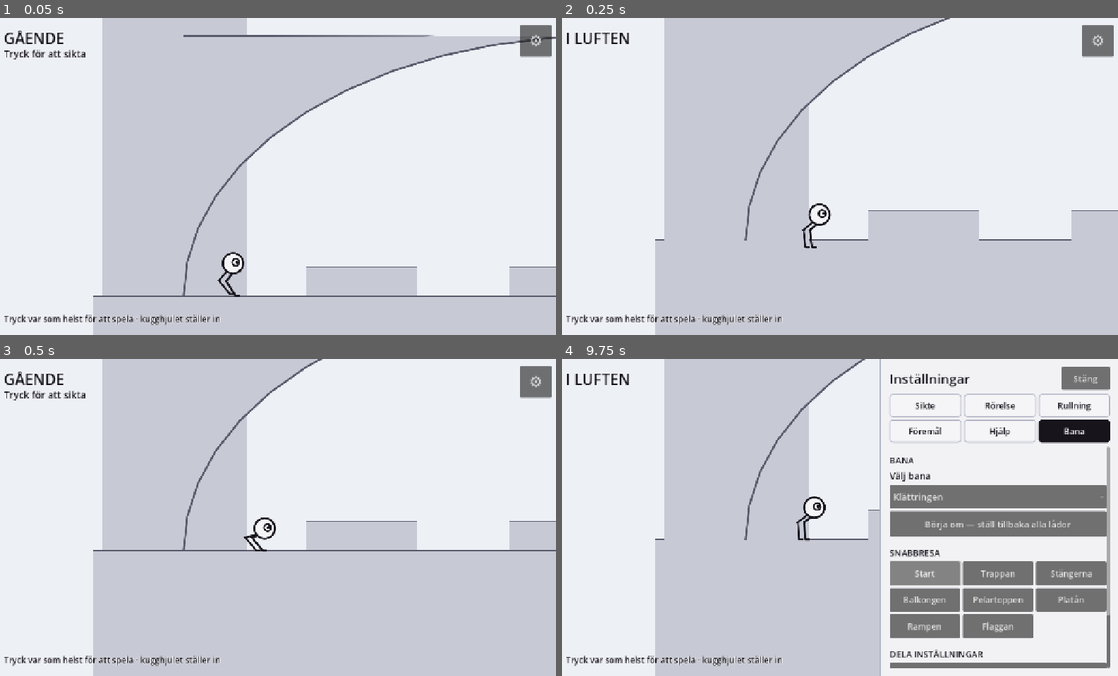
Above: before the commit, frames 1-4 (two rows, left to right).
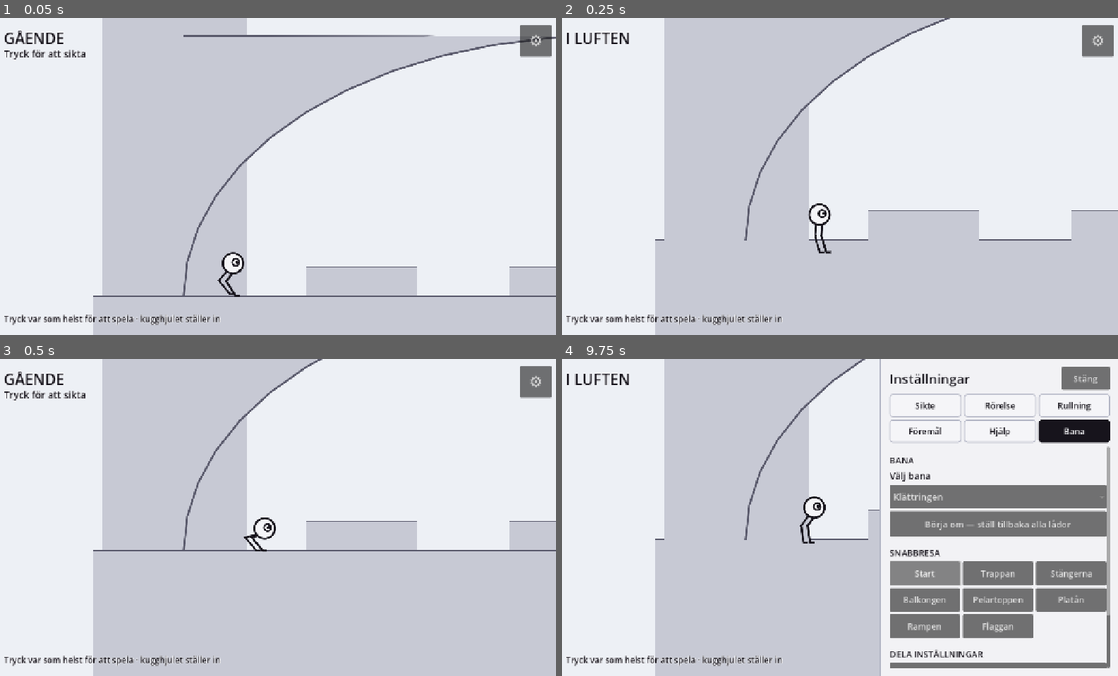
Above: after the commit, the same moments.

Repository: ojojboll-ui/Robo-ball
Game: Godot game, scene res://main/main.tscn
The game is run twice, just before and just after one commit, with the same random seed, the same clock (stepped at 60 frames per second) and the same inputs.
Inputs:
- Up to frame 1 (0.05 s): no input
- Up to frame 2 (0.25 s): no input
- Up to frame 3 (0.5 s): no input
- Up to frame 4 (9.75 s): click "⚙" at 0.5 s; click "Stäng" at 1.25 s; click "⚙" at 2 s; click "Sikte" at 2.75 s; click "Rörelse" at 3.5 s; click "Rullning" at 4.25 s; click "Föremål" at 5 s; click "Stäng" at 5.75 s; click "⚙" at 6.5 s; click "Sikte" at 7.25 s; click "Hjälp" at 8 s; click "Bana" at 8.75 s; click "Start" at 9.5 s

Frame 1 is identical in both runs. In frame 2, 0.2% of the frame differs, in the area x 43-49%, y 64-75%; in frame 3, nothing differs; in frame 4, 0.2%.

Commit message:
Benen släpar på väg upp och tar emot landningen på väg ner
Speltestaren: vid maxsläng var benen fortfarande lite böjda, och de skulle
kunna vara helt raka. Helst skulle de slänga efter kroppen på väg upp och
förbereda landningen på väg ner.

Flykten har nu två faser:

* På väg upp släpar benen efter kroppen i luftens motstånd, och vinden
  sträcker dem — vid 600 px/s är de helt raka, lår och underben i linje. Nära
  vändpunkten, där det knappt blåser, hänger de avslappnat böjda.
* På väg ner är det benen själva som arbetar: de sträcker sig raka och söker
  sig ned och fram längs färdriktningen. Övergången börjar vid vändpunkten och
  är fullt på vid 300 px/s fall.

Två saker kom ur mätningen. Sträckningen behöver ett eget tak, lägre än
slängens: med slängens 900 px/s stannade benen på 71,3 av 72,5 px i ett
vanligt avstamp, nästan raka men inte på riktigt. Och en muskel är snabbare än
en pendel, så benen är fyra gånger styvare i landningsfasen — utan det hann de
inte fram i ett flackt hopp, och foten var fortfarande 43 px bakom höften när
han slog i. Nu är den 34 px framför.

Mätt (rakt ben = 72,5 px från höften):

                               rakt upp        snett framåt
    på väg upp                 72,5 rakt       72,5 rakt
    vid vändpunkten            64,0 böjt       72,3 (703 px/s i sidled)
    på väg ner                 72,5 rakt       72,5 rakt
    foten längst fram, ner     +19 px          +34 px (var -43)
    kroppens vandring          5,5 px          2,0 px

Guppet är kvar borta. Nytt reglage under Rörelse: "Benen förbereder
landningen" (0 % stänger av den fasen).

Co-Authored-By: Claude Opus 5.5 <noreply@anthropic.com>
Claude-Session: https://claude.ai/code/session_01BFuXiawrAFSoffrH8t6SUi

Diff:
--- a/game/actor/legs.gd
+++ b/game/actor/legs.gd
@@ -239,14 +239,24 @@
 ## Hur fort kroppen sätter sig till rätta på kollisionskroppen när han lämnat
 ## marken. 14 ger ett par tiondelars sekund, alltså mjukt men utan efterhäng.
 const AIR_SETTLE := 14.0
-## Hur långt benet hänger från höften i luften. Nästan hela räckvidden: stående
-## står fågelbenet böjt för att bära kroppen, hängande bär det ingenting.
-const DANGLE_LENGTH := REACH * 0.92
+## Benets längd från höften i luften. Avslappnat hänger det lätt böjt; i full
+## vind och inför landningen sträcks det helt rakt — lår och underben i linje.
+const RELAX_LENGTH := REACH * 0.88
+const STRAIGHT_LENGTH := THIGH + SHIN - 0.5
+## Fallfart där benen är fullt utsträckta mot landningen.
+const LAND_SPEED := 300.0
+## Hur mycket styvare benen blir när de sträcker sig mot landningen, utöver den
+## passiva pendeln. 3 ger fyra gånger styvhet och halva svängtiden.
+const LAND_GRIP := 3.0
+## Fart där vinden sträcker benen helt raka. Lägre än slängens tak: ett vanligt
+## avstamp går i 680–800 px/s, och vid maxsläng ska benen vara raka på riktigt,
+## inte nästan — med taket vid 900 stannade de på 71,3 px av 72,5.
+const STRETCH_SPEED := 600.0
 ## Den fart luftmotståndet räknas upp till. Snabbare än så ger inget större
 ## utslag — annars pekar benen rakt upp i ett riktigt långt fall.
 const SWAY_TOP := 900.0
 
-## Pendlingen räknas **i kroppens egen ram**, och slängen kommer ur luften.
+## Pendlingen räknas **i kroppens egen ram**, och flykten har två faser.
 ##
 ## I ett fall faller kropp och ben lika fort, och den som faller kan inte känna
 ## att han rör sig — bara att farten ändras. Räknas fjädern mot ett mål som far
@@ -255,32 +265,55 @@
 ## punkt blev felet dessutom radiellt — mätt hängde foten 85 px under kroppen på
 ## väg upp och 3,6 px på väg ner, ett ben som växte och krympte 80 px.
 ##
-## I kroppens ram tar gravitationen ut sig själv, och då återstår det som
-## faktiskt får ett hängande ben att släpa: **luften han far genom.** Motståndet
-## drar fötterna mot färdriktningen, så slängen följer hur han flyger — bakåt i
-## ett språng, uppåt i ett fall, och den vänder mjukt när hoppet vänder. Utan
-## den satt benen blickstilla, vilket var lika osant som guppet.
+## I kroppens ram tar gravitationen ut sig själv, och kvar blir två saker som
+## faktiskt rör ett ben i luften:
+##
+## * **På väg upp släpar benen efter kroppen.** Det är luften han far genom:
+##   motståndet drar fötterna mot färdriktningen, i styrka mot farten, och i full
+##   fart sträcker det benen helt raka. Nära vändpunkten, där det nästan inte
+##   blåser alls, hänger de avslappnat böjda.
+## * **På väg ner förbereder benen landningen.** Det är benen själva och ingen
+##   luft: de sträcker sig raka och söker sig ned och fram längs färdriktningen,
+##   så att fötterna är först när marken kommer. Övergången börjar vid
+##   vändpunkten och är fullt utsträckt när han faller i LAND_SPEED.
 func _dangle(normal: Vector2, delta: float, flight: Vector2) -> void:
 	var t := Vector2(-normal.y, normal.x)
-	# Motståndet är taget vid en fart, annars pekar benen rakt upp i ett långt
-	# fall. Vid taket är utslaget knappt 40 px av benets 64, alltså drygt 35°.
-	var drag := -flight.limit_length(SWAY_TOP) * Settings.leg_sway
-	for i in 2:
-		# Höften och det hängande benets viloläge, båda i kroppens ram. Benet
-		# hänger nästan rakt ner: stående står det böjt för att bära kroppen,
-		# och i luften bär det ingenting.
+	var down := -normal
+	# Hur långt in i landningsfasen han är: noll på väg upp och vid vändpunkten,
+	# ett när han faller fort.
+	var land := smoothstep(0.0, LAND_SPEED, flight.dot(down)) * clampf(Settings.leg_landing, 0.0, 1.0)
+	# Luften, taget vid en fart — annars pekar benen rakt upp i ett långt fall.
+	# På väg ner tar benen själva över, så vinden får mindre och mindre att säga.
+	var wind := flight.limit_length(SWAY_TOP)
+	var drag := -wind * Settings.leg_sway * (1.0 - land)
+	var gust := clampf(wind.length() / STRETCH_SPEED, 0.0, 1.0) * (1.0 - land)
+	# Riktningen benet söker: rakt ner i stilla luft, och inför landningen mitt
+	# emellan rakt ner och färdriktningen.
+	var aim := down
+	if land > 0.0 and flight.length() > 1.0:
+		aim = down.lerp((flight.normalized() + down).normalized(), land).normalized()
+	# Längden: avslappnat böjt när det är stilla, helt rakt i full vind och när
+	# benen sträcker sig mot marken.
+	var length := lerpf(RELAX_LENGTH, STRAIGHT_LENGTH, clampf(maxf(gust, land), 0.0, 1.0))
+	for i in 2:
 		var hip := -normal * 10.0 + t * (i * 2.0 - 1.0) * HIP_SPREAD
-		var rest := hip - normal * DANGLE_LENGTH
+		var rest := hip + aim * length
 		var off: Vector2 = (feet[i] as Vector2) - body_point
 		var vel: Vector2 = _foot_vel[i]
-		vel += ((rest - off) * DANGLE_SPRING + drag) * delta
-		vel *= exp(-DANGLE_DAMP * delta)
+		# Inför landningen är det benen själva som arbetar, och en muskel är
+		# snabbare än en pendel: fjädern stramas åt med landningsfasen. Utan det
+		# hann benen inte fram i ett flackt hopp — mätt var foten som längst
+		# fram fortfarande 43 px bakom höften när han slog i marken.
+		var grip := 1.0 + LAND_GRIP * land
+		vel += ((rest - off) * DANGLE_SPRING * grip + drag) * delta
+		vel *= exp(-DANGLE_DAMP * sqrt(grip) * delta)
 		off += vel * delta
 		# **Ett ben svänger i vinkel, det teleskoperar inte.** Fjädern och luften
-		# får peka ut riktningen, men längden är benets egen.
+		# får peka ut riktningen; längden är benets egen och ändras bara av om
+		# det hänger avslappnat eller är utsträckt.
 		var hang := off - hip
 		if hang.length() > 0.001:
-			off = hip + hang.normalized() * DANGLE_LENGTH
+			off = hip + hang.normalized() * length
 			vel = vel.slide(hang.normalized())
 		_foot_vel[i] = vel
 		feet[i] = body_point + off
--- a/game/core/settings.gd
+++ b/game/core/settings.gd
@@ -78,6 +78,9 @@
 ## ett hängande ben att släpa i ett fall — gravitationen tar ut sig själv, för
 ## kropp och ben faller lika fort. 0 = blickstilla ben, högre = mer släng.
 var leg_sway := 8.0
+## Hur mycket benen förbereder landningen på väg ner: sträcker sig raka och
+## söker sig ned och fram längs färdriktningen. 0 = av, 1 = fullt.
+var leg_landing := 1.0
 ## Hur högt hinder benen klarar att kliva upp på i stället för att vända.
 ## Skräpet efter en krossad låda är 20 px högt och bitarna efter en fiende 17 px,
 ## medan en hel låda är 40 — gränsen ligger med flit mellan dem, så att småskräp
@@ -212,6 +215,7 @@
 		"leg_stiffness": leg_stiffness,
 		"leg_travel": leg_travel,
 		"leg_sway": leg_sway,
+		"leg_landing": leg_landing,
 		"step_height": step_height,
 		"step_pace": step_pace,
 		"push_patience": push_patience,
@@ -282,6 +286,7 @@
 	leg_stiffness = float(data.get("leg_stiffness", leg_stiffness))
 	leg_travel = float(data.get("leg_travel", leg_travel))
 	leg_sway = float(data.get("leg_sway", leg_sway))
+	leg_landing = float(data.get("leg_landing", leg_landing))
 	step_height = float(data.get("step_height", step_height))
 	step_pace = float(data.get("step_pace", step_pace))
 	push_patience = float(data.get("push_patience", push_patience))
--- a/game/ui/tuning_panel.gd
+++ b/game/ui/tuning_panel.gd
@@ -240,6 +240,8 @@
 		func(v: float) -> void: Settings.leg_travel = v, "%.0f px")
 	_slider("Benens släng i luften", 0.0, 20.0, 0.5, Settings.leg_sway,
 		func(v: float) -> void: Settings.leg_sway = v, "%.1f")
+	_slider("Benen förbereder landningen", 0.0, 1.0, 0.05, Settings.leg_landing,
+		func(v: float) -> void: Settings.leg_landing = v, "%.0f%%", 100.0)
 	_slider("Kliver över hinder upp till", 0.0, 44.0, 1.0, Settings.step_height,
 		func(v: float) -> void: Settings.step_height = v, "%.0f px")
 	_slider("Klivets takt", 80.0, 900.0, 10.0, Settings.step_pace,
Not shown, changed: README.md
Not shown, changed: docs/DECISIONS.md
Not shown, changed: docs/METRICS.md
